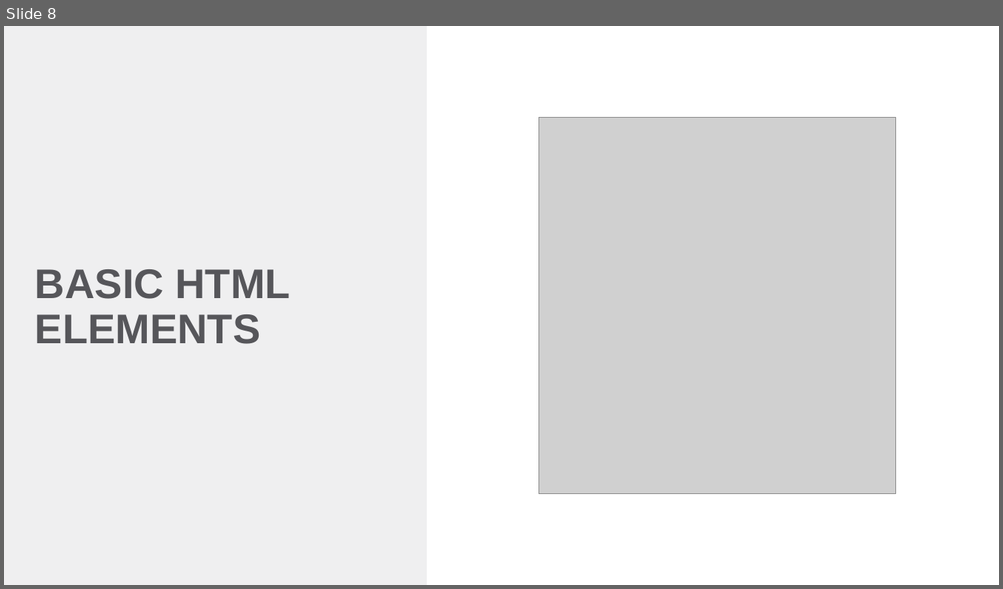
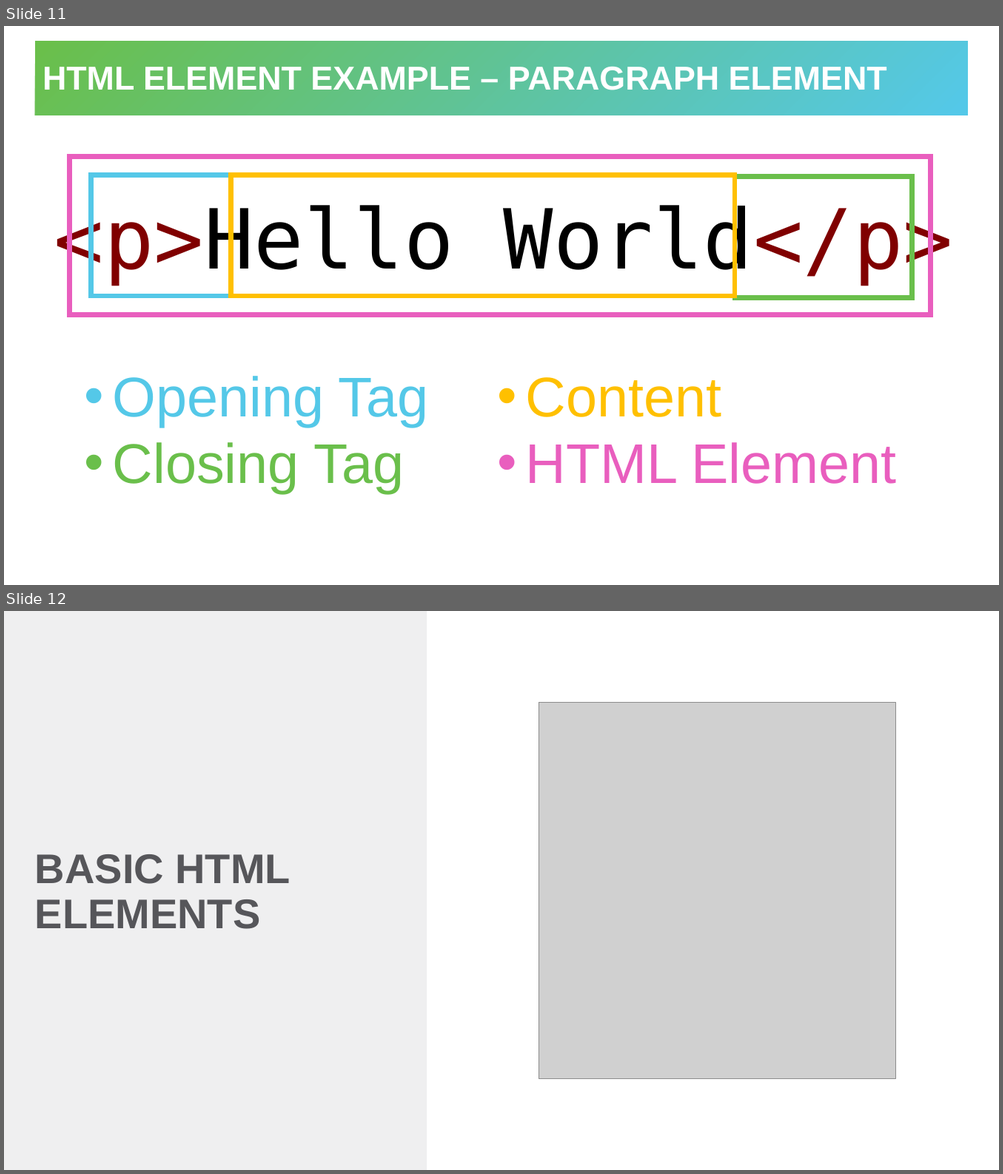
Before and after one commit to hytechclub/web-101, a slide deck: Week01/HelloHtml.pptx. Shown one above the other, each under a label of ours: slide 8 before the commit, slides 11 and 12 after it. The pictures are 1003x589 and 1003x1174 pixels, drawn with LibreOffice and Linux fonts; fonts in the diff are those of the drawing; grey boxes stand for pictures. Boxes give left, top, right and bottom in pixels: in the first picture for what was removed or moved away, otherwise in the second. Text is boxed around its words. In the diff, an @@ line names an element or a change of style, - is before the commit and + after.

```diff
--- a/Week01/HelloHtml.pptx
+++ b/Week01/HelloHtml.pptx
@@ slide 11 added at (4,26,999,585), background #FFFFFF @@
@@ title added at (35,41,968,116), fill gradient #6ABF4B to #54C8E8, 32 pt, text #FFFFFF, bold @@
+HTML ELEMENT EXAMPLE – PARAGRAPH ELEMENT
@@ rectangle added at (70,156,930,315), outline #E95EBE 4.5 pt @@
@@ rectangle added at (91,175,232,296), outline #54C8E8 4.5 pt @@
@@ rectangle added at (231,175,734,296), outline #FFC000 4.5 pt @@
@@ rectangle added at (734,177,912,298), outline #6ABF4B 4.5 pt @@
@@ text added at (54,201,953,285), 80 pt, text #000000 @@
+<p>Hello World</p>
@@ text added at (113,376,429,494), 54 pt, text #54C8E8 @@
+• Opening Tag
+• Closing Tag
@@ text added at (526,378,896,484), 54 pt, text #E95EBE @@
+• Content
+• HTML Element
@@ what was slide 8 is now slide 12 @@
```
Also in this commit, not shown: 5 slides changed, 4 other slides added, 5 other files.
